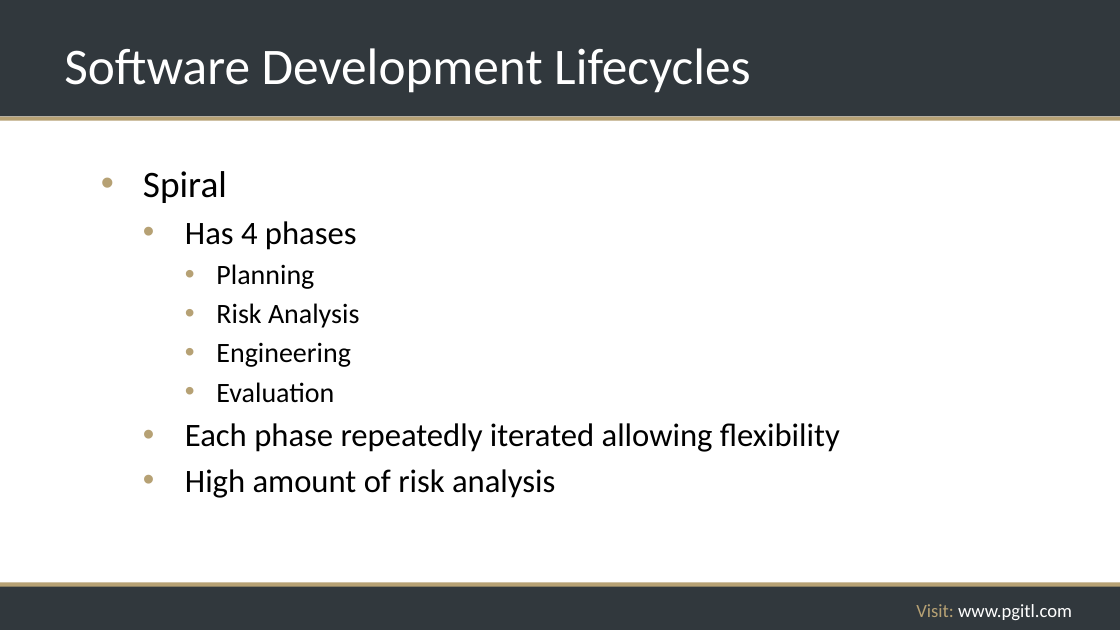
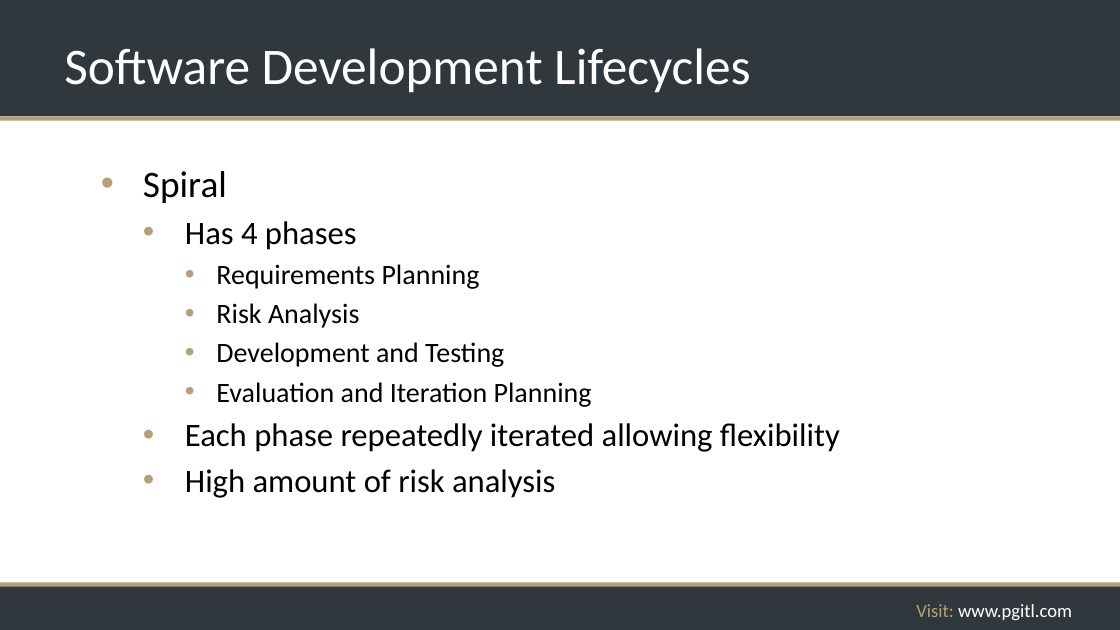
Before and after one commit to rikkouri/project-a, a slide deck: slide 209 of Programming Foundations.pptx. Drawn at 1120x630 pixels with LibreOffice and Linux fonts; fonts in the diff are those of the drawing; background and template pictures are left out. Boxes give left, top, right and bottom in pixels: in the first picture for what was removed or moved away, otherwise in the second. Text is boxed around its words. In the diff, an @@ line names an element or a change of style, - is before the commit and + after.

```diff
--- a/Programming Foundations.pptx
+++ b/Programming Foundations.pptx
@@ text at box(216, 264, 480, 289): text changed @@
-    • Planning
+    • Requirements Planning
@@ text at box(216, 342, 592, 407): text changed @@
-    • Engineering
-    • Evaluation
+    • Development and Testing
+    • Evaluation and Iteration Planning
```
